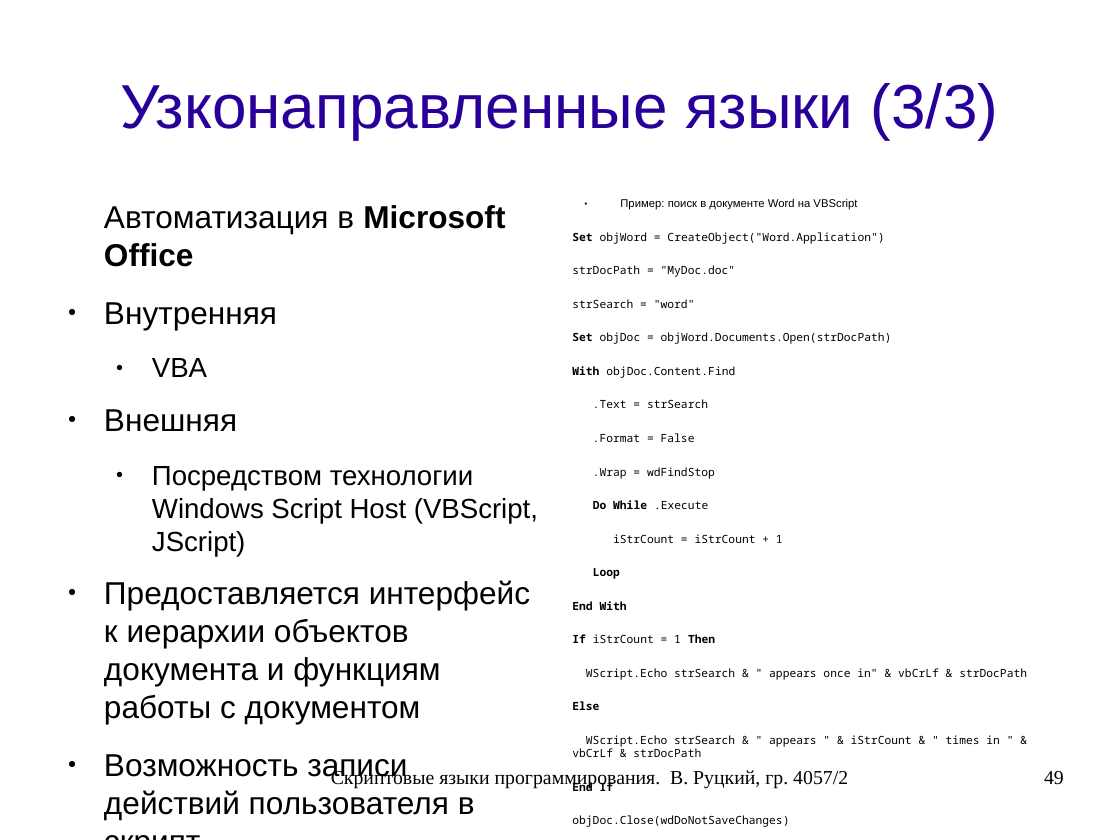
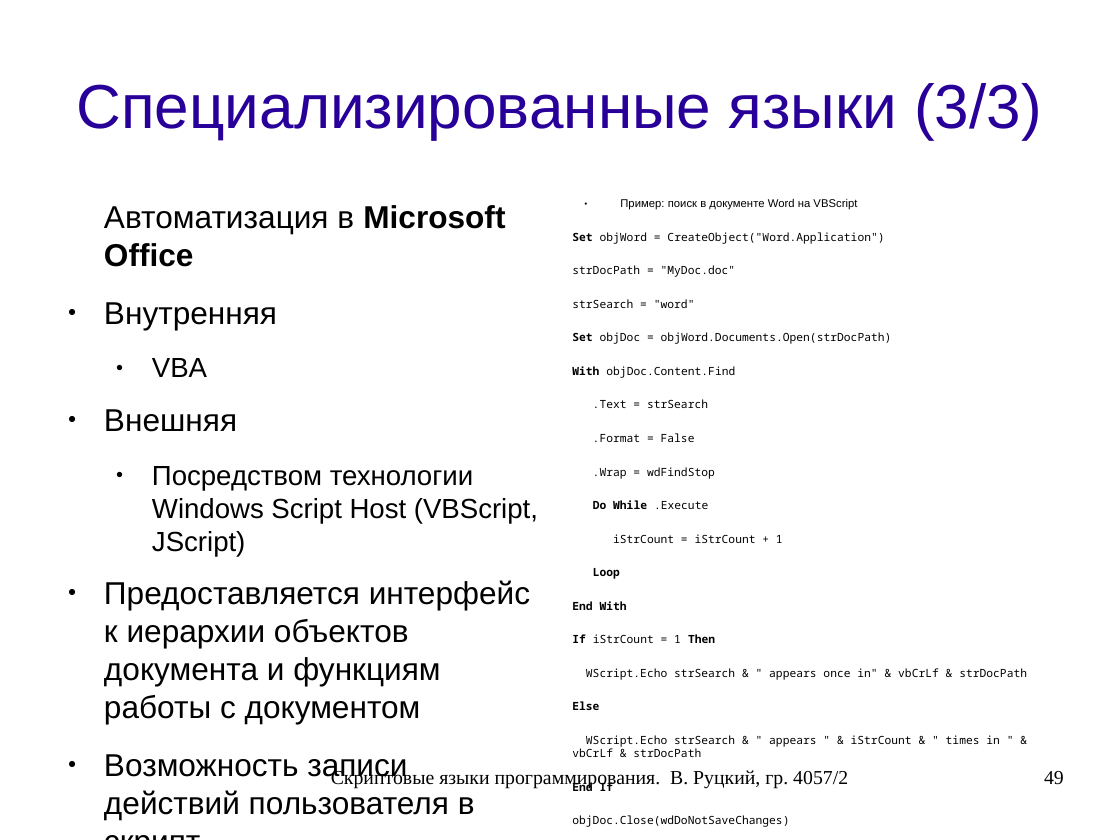
Before and after one commit to rutsky/semester07, a slide deck: slide 49 of Operation_systems/scripting_languages/40572_Rutsky_Scripting_languages.odp. Drawn at 1120x840 pixels with LibreOffice and Linux fonts; fonts in the diff are those of the drawing. Boxes give left, top, right and bottom in pixels: in the first picture for what was removed or moved away, otherwise in the second. Text is boxed around its words. In the diff, an @@ line names an element or a change of style, - is before the commit and + after.

```diff
--- a/Operation_systems/scripting_languages/40572_Rutsky_Scripting_languages.odp
+++ b/Operation_systems/scripting_languages/40572_Rutsky_Scripting_languages.odp
@@ title at box(76, 83, 1042, 139): text changed @@
-Узконаправленные языки (3/3)
+Специализированные языки (3/3)
```
Also in this commit, not shown: 5 other slides changed.
